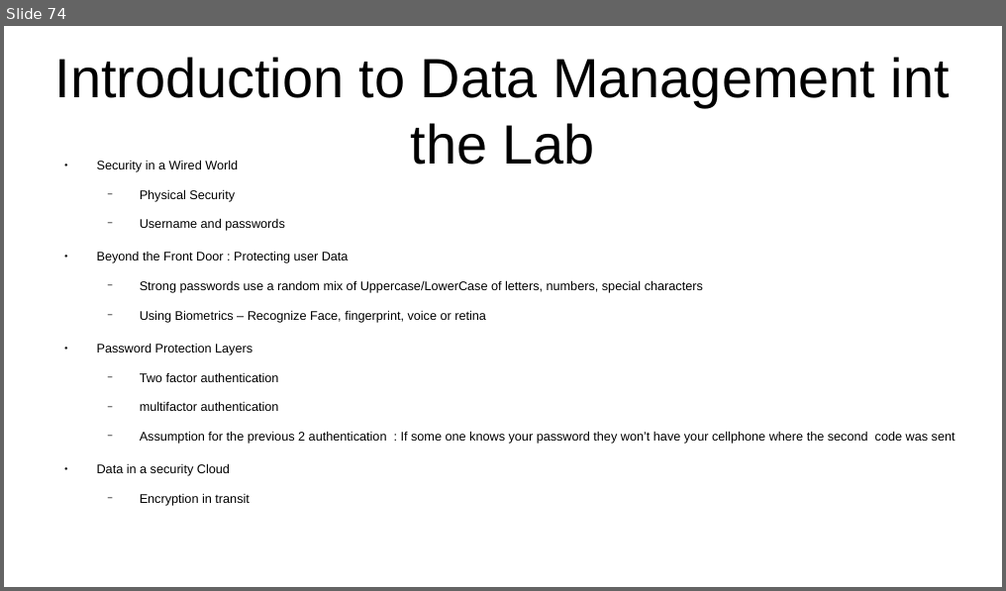
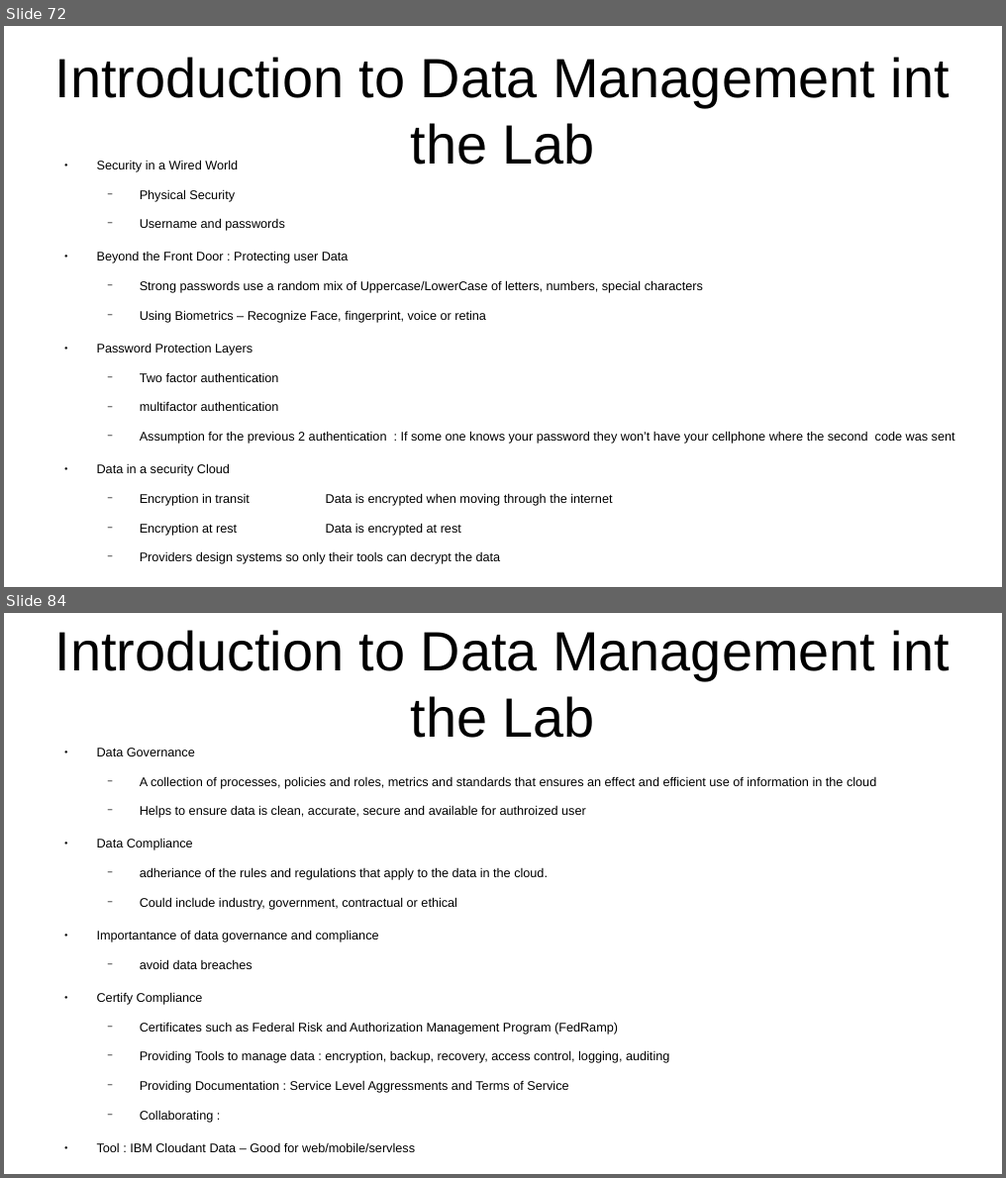
Before and after one commit to CharlesStockman/notesFromCourses, a slide deck: ibm/IBM -- Introduction to the Cloud.odp. Shown one above the other, each under a label of ours: slide 74 before the commit, slides 72 and 84 after it; the slides between them are not shown. The pictures are 1006x591 and 1006x1178 pixels, drawn with LibreOffice and Linux fonts; fonts in the diff are those of the drawing. Boxes give left, top, right and bottom in pixels: in the first picture for what was removed or moved away, otherwise in the second. Text is boxed around its words. In the diff, an @@ line names an element or a change of style, - is before the commit and + after.

```diff
--- a/ibm/IBM -- Introduction to the Cloud.odp
+++ b/ibm/IBM -- Introduction to the Cloud.odp
@@ slide 84 added at [4, 613, 1002, 1174], background #FFFFFF @@
@@ title added at [55, 630, 949, 738], 44 pt, text #000000 @@
+Introduction to Data Management int the Lab
@@ text added at [97, 748, 876, 1153], 10 pt, text #000000 @@
+● Data Governance
+  − A collection of processes, policies and roles, metrics and standards that ensures an effect and efficient use of information in the cloud
+  − Helps to ensure data is clean, accurate, secure and available for authroized user
+● Data Compliance
+  − adheriance of the rules and regulations that apply to the data in the cloud.
+  − Could include industry, government, contractual or ethical
+● Importantance of data governance and compliance
+  − avoid data breaches
+● Certify Compliance
+  − Certificates such as Federal Risk and Authorization Management Program (FedRamp)
+  − Providing Tools to manage data : encryption, backup, recovery, access control, logging, auditing
+  − Providing Documentation : Service Level Aggressments and Terms of Service
+  − Collaborating :
+● Tool : IBM Cloudant Data – Good for web/mobile/servless
@@ what was slide 74 is now slide 72 @@
@@ slide 72 changed as well @@
@@ text at [140, 493, 612, 565]: text changed @@
-  − Encryption in transit
+  − Encryption in transit Data is encrypted when moving through the internet
+  − Encryption at rest Data is encrypted at rest
+  − Providers design systems so only their tools can decrypt the data
```
Also in this commit, not shown: 6 other slides changed, 14 other slides added, 2 slides removed.
